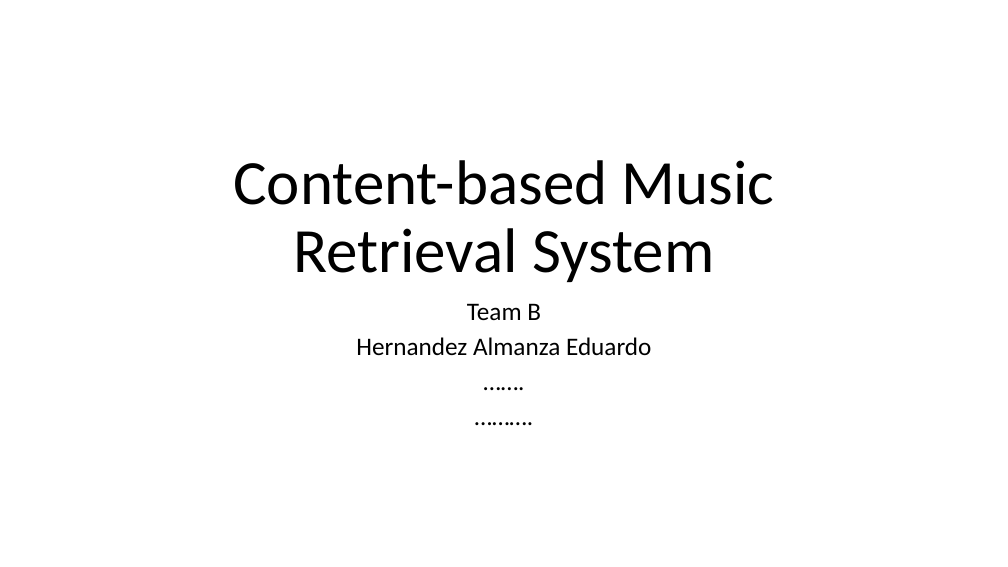
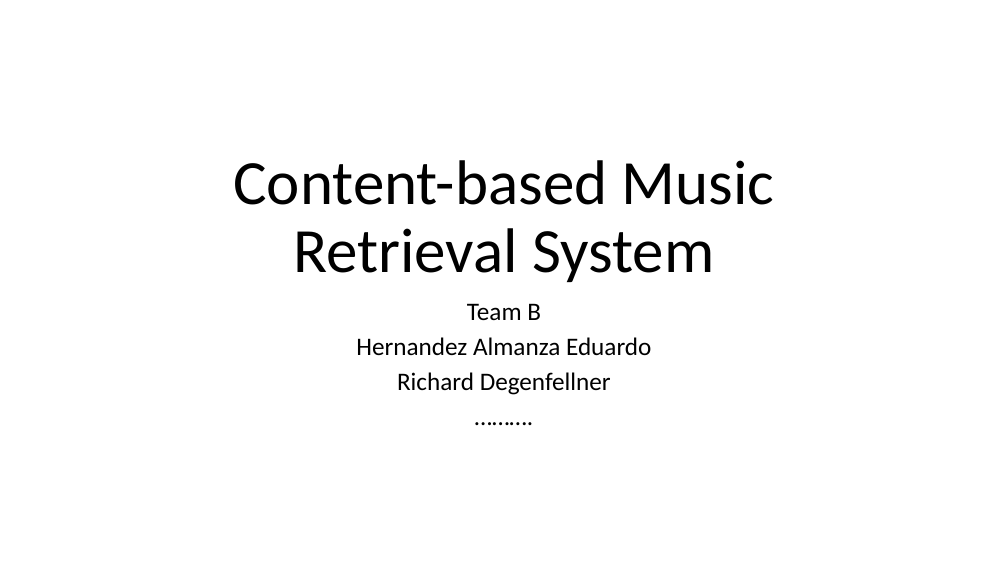
Before and after one commit to mmosc/MMSR, a slide deck: slide 1 of Presentation.pptx. Drawn at 1008x567 pixels with LibreOffice and Linux fonts; fonts in the diff are those of the drawing. Boxes give left, top, right and bottom in pixels: in the first picture for what was removed or moved away, otherwise in the second. Text is boxed around its words. In the diff, an @@ line names an element or a change of style, - is before the commit and + after.

```diff
--- a/Presentation.pptx
+++ b/Presentation.pptx
@@ subtitle at [397, 372, 611, 395]: text changed @@
-…….
+Richard Degenfellner
```
